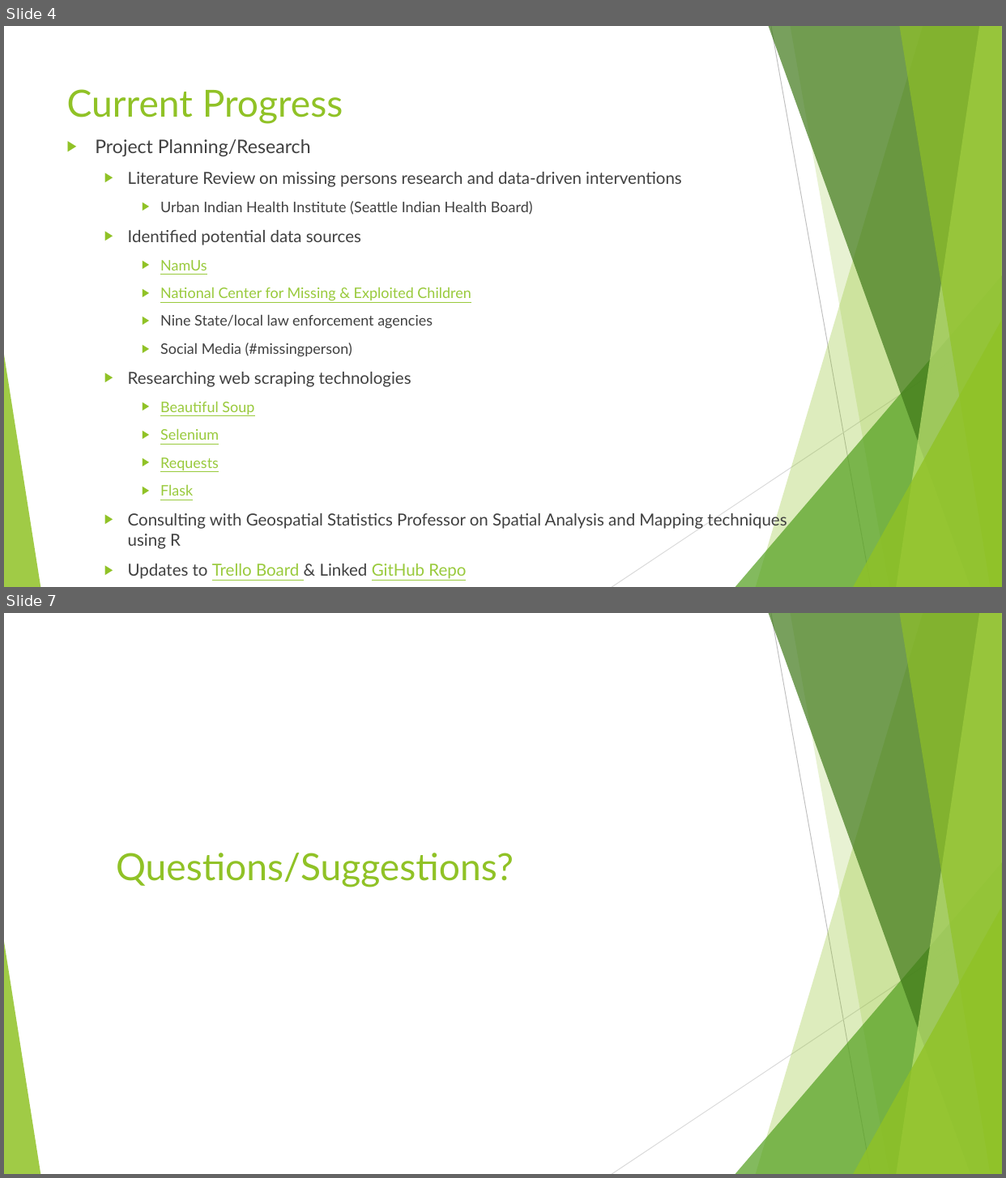
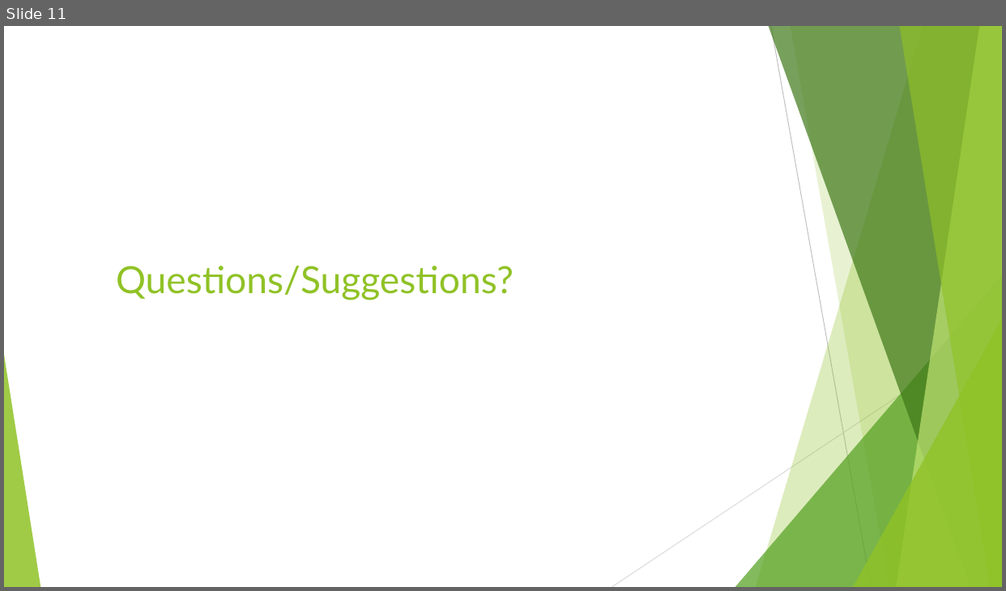
Before and after one commit to NelsonFoster/Data-Science-Capstone, a slide deck: Documentation/MidtermPresentation07182019.pptx. Shown one above the other, each under a label of ours: slides 4 and 7 before the commit, slide 11 after it; the slides between them are not shown. The pictures are 1006x1178 and 1006x591 pixels, drawn with LibreOffice and Linux fonts; fonts in the diff are those of the drawing. Boxes give left, top, right and bottom in pixels: in the first picture for what was removed or moved away, otherwise in the second. Text is boxed around its words. In the diff, an @@ line names an element or a change of style, - is before the commit and + after.

```diff
--- a/Documentation/MidtermPresentation07182019.pptx
+++ b/Documentation/MidtermPresentation07182019.pptx
@@ slide 4 removed at box(4, 26, 1002, 587), background #FFFFFF; not listed: 10 template elements that a slide beside it also shows @@
@@ title removed at box(67, 89, 343, 124) @@
-Current Progress
@@ text removed at box(95, 139, 786, 579) @@
-▶ Project Planning/Research
-  ▶ Literature Review on missing persons research and data-driven interventions
-    ▶ Urban Indian Health Institute (Seattle Indian Health Board)
-  ▶ Identified potential data sources
-    ▶ NamUs
-    ▶ National Center for Missing & Exploited Children
-    ▶ Nine State/local law enforcement agencies
-    ▶ Social Media (#missingperson)
-  ▶ Researching web scraping technologies
-    ▶ Beautiful Soup
-    ▶ Selenium
-    ▶ Requests
-    ▶ Flask
-  ▶ Consulting with Geospatial Statistics Professor on Spatial Analysis and Mapping techniques using R
-  ▶ Updates to Trello Board & Linked GitHub Repo
@@ what was slide 7 is now slide 11 @@
```
Also in this commit, not shown: 4 slides changed, 6 slides added, 1 other slide removed, 5 other files.
